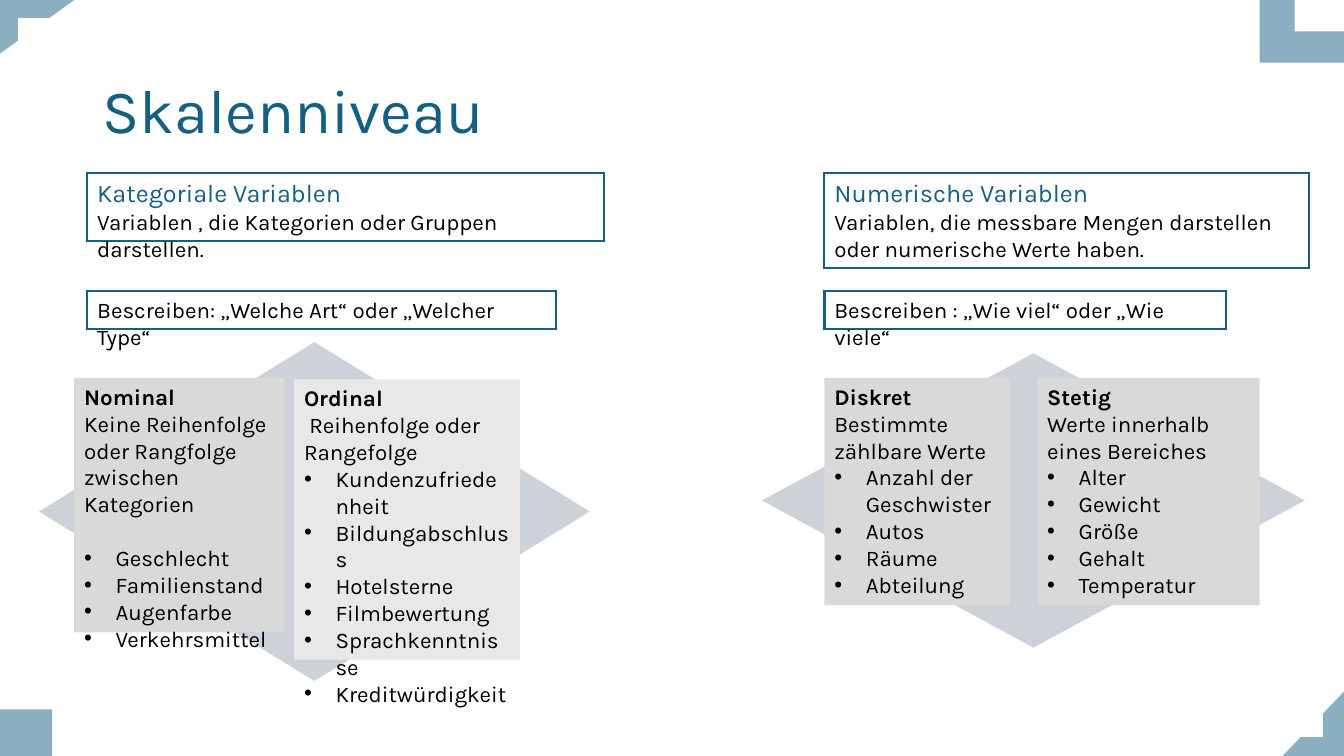
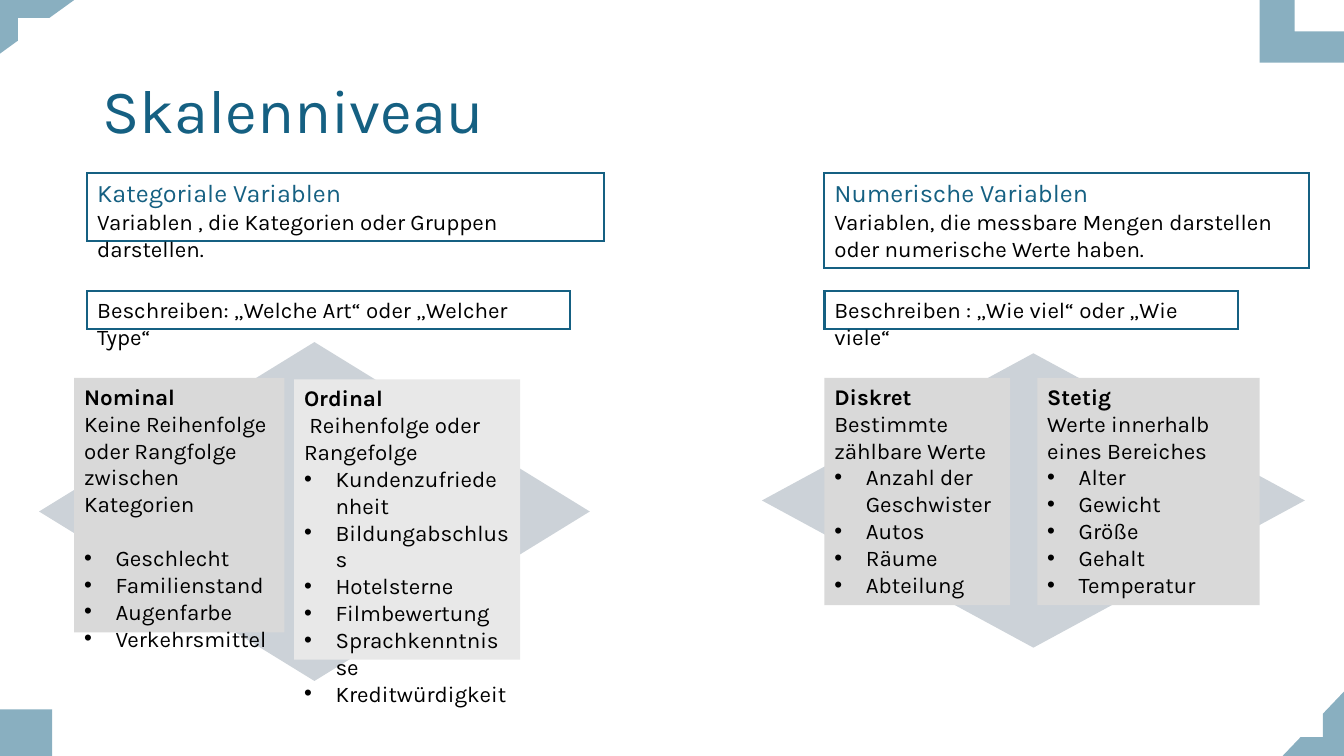
Before and after one commit to ApeXLgross/Stats2_project_PP, a slide deck: slide 3 of Statistk2.pptx. Drawn at 1344x756 pixels with LibreOffice and Linux fonts; fonts in the diff are those of the drawing. Boxes give left, top, right and bottom in pixels: in the first picture for what was removed or moved away, otherwise in the second. Text is boxed around its words. In the diff, an @@ line names an element or a change of style, - is before the commit and + after.

```diff
--- a/Statistk2.pptx
+++ b/Statistk2.pptx
@@ rectangle "Beschreiben: „Welche Art“ oder „Welcher ...": place and size @@
-rectangle "Beschreiben: „Welche Art“ oder „Welcher ..." at [88,291,557,329]
+rectangle "Beschreiben: „Welche Art“ oder „Welcher ..." at [88,291,571,329]
@@ rectangle "Beschreiben : „Wie viel“ oder ...": place and size @@
-rectangle "Beschreiben : „Wie viel“ oder ..." at [825,291,1226,329]
+rectangle "Beschreiben : „Wie viel“ oder ..." at [825,291,1239,329]
@@ text in rectangle at [97,302,507,351]: text changed @@
-Bescreiben: „Welche Art“ oder „Welcher Type“
+Beschreiben: „Welche Art“ oder „Welcher Type“
@@ text in rectangle at [834,302,1178,346]: text changed @@
-Bescreiben : „Wie viel“ oder „Wie viele“
+Beschreiben : „Wie viel“ oder „Wie viele“
```
Also in this commit, not shown: 5 other slides changed, 13 slides added, 3 slides removed.
